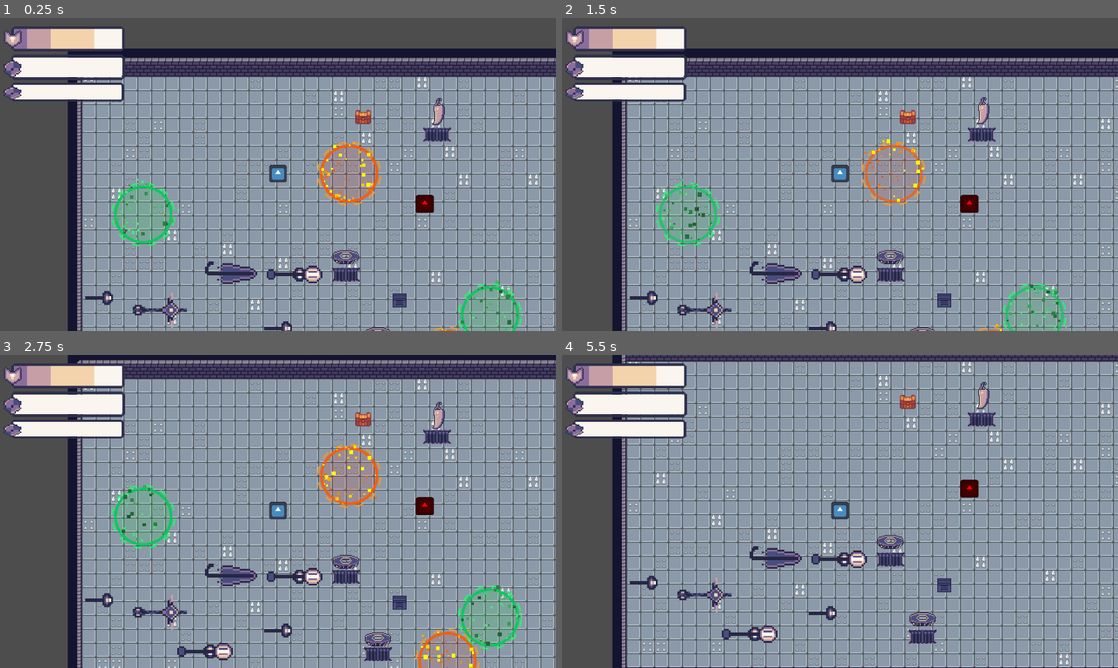
Above: before the commit, frames 1-4 (two rows, left to right).
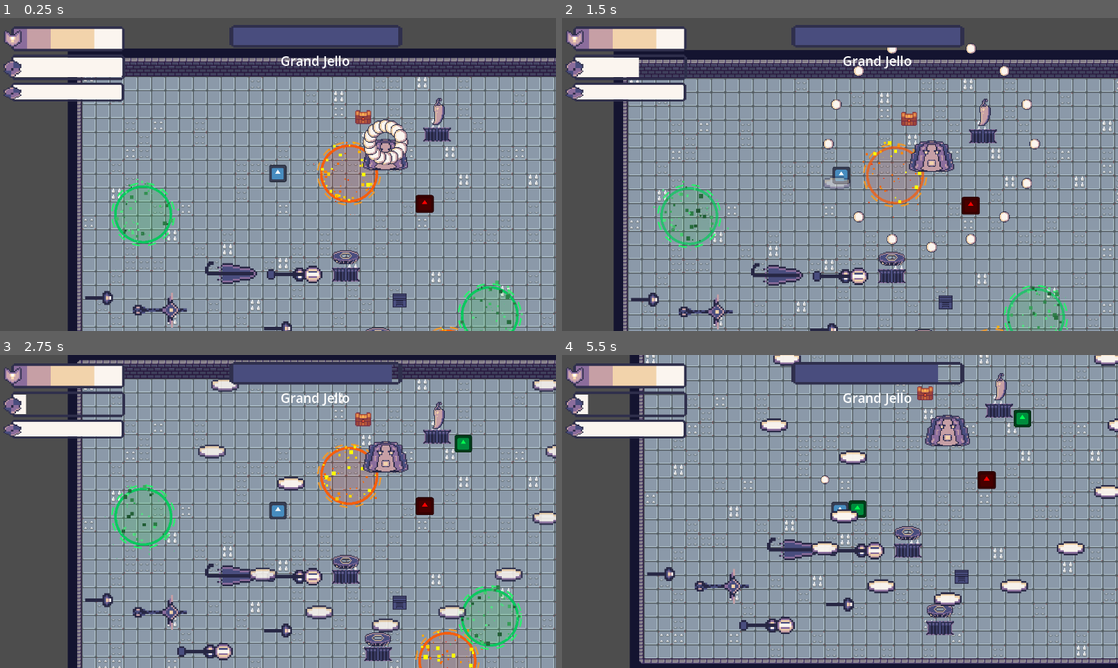
Above: after the commit, the same moments.

Repository: chabsseu/Stauffs-and-Magic
Game: Godot game, scene res://Scenes/Floors/test_world.tscn
The game is run twice, just before and just after one commit, with the same random seed, the same clock (stepped at 60 frames per second) and the same inputs. The engine's default icon, where the game draws it, is replaced by a stand-in: a white triangle on a blue panel in a dark square.
Inputs (mouse positions are in pixels of both pictures, inside the frame that each line leads up to):
- Up to frame 1 (0.25 s): no input
- Up to frame 2 (1.5 s): move the mouse to (962, 158) at 0.52 s; tap A (A) at 0.6 s; tap D (D) at 0.8, 1.35 s; move the mouse to (728, 190) at 1.27 s
- Up to frame 3 (2.75 s): tap S (S) at 1.55, 2.1 s; move the mouse to (333, 442) at 2.02 s; tap A (A) at 2.3 s
- Up to frame 4 (5.5 s): move the mouse to (812, 574) at 2.77 s; tap A (A) at 2.85, 4.55 s; tap D (D) at 3.05, 3.6, 5.3 s; move the mouse to (1006, 558) at 3.52 s; tap S (S) at 3.8, 4.35 s; move the mouse to (673, 464) at 4.27 s; move the mouse to (867, 511) at 5.02 s; tap W (W) at 5.1 s

The runs differ from the first frame. In frame 1, 3.9% of the frame differs, in the area x 20-95%, y 2-100%; in frame 2, 39%; in frame 3, 5.9%; in frame 4, 47%, in the area x 4-100%, y 0-100%.

Commit message:
added a boss sprite

Diff:
--- a/Scenes/Enemies/Boss/grand_gello.tscn
+++ b/Scenes/Enemies/Boss/grand_gello.tscn
@@ -1,16 +1,16 @@
 [gd_scene format=3 uid="uid://des416ak1l8jm"]
 
-[ext_resource type="Texture2D" uid="uid://ctgav05ifthty" path="res://icon.svg" id="1_dxfps"]
 [ext_resource type="Script" uid="uid://dy1bx723nl2db" path="res://Scripts/Enemies/Boss/grand_gello.gd" id="1_kqy14"]
 [ext_resource type="PackedScene" uid="uid://diravf6ro4s0l" path="res://Scenes/Enemies/Boss/boss_bullet.tscn" id="2_qw8uh"]
 [ext_resource type="PackedScene" uid="uid://b38gp36xx0yis" path="res://Scenes/Enemies/Boss/boss_puddle.tscn" id="3_7n8lb"]
 [ext_resource type="PackedScene" uid="uid://cb0kyqifl5o74" path="res://Scenes/Enemies/slime.tscn" id="3_wsfiu"]
+[ext_resource type="Texture2D" uid="uid://7ad0jit5f0ec" path="res://Assets/Enemies/Boss/Boss.png" id="5_sybyq"]
 [ext_resource type="Texture2D" uid="uid://clwrngsgt8qvi" path="res://Assets/UI/Health&Armor/BossHealthBar.png" id="6_sybyq"]
 [ext_resource type="Texture2D" uid="uid://bya82n82n0pj3" path="res://Assets/UI/Health&Armor/BossHealth.png" id="7_353xd"]
 [ext_resource type="Script" uid="uid://cn3s0secy6fqd" path="res://Scripts/Enemies/Boss/boss_health.gd" id="8_sybyq"]
 
-[sub_resource type="RectangleShape2D" id="RectangleShape2D_33sxi"]
-size = Vector2(42, 32)
+[sub_resource type="CircleShape2D" id="CircleShape2D_353xd"]
+radius = 18.0
 
 [sub_resource type="CircleShape2D" id="CircleShape2D_2mpaq"]
 radius = 544.0919
@@ -27,13 +27,15 @@
 label = NodePath("CanvasLayer/Label")
 
 [node name="Sprite2D" type="Sprite2D" parent="." unique_id=1615586033]
-scale = Vector2(0.34375, 0.265625)
-texture = ExtResource("1_dxfps")
+scale = Vector2(1.294, 1)
+texture = ExtResource("5_sybyq")
 
 [node name="CollisionShape2D" type="CollisionShape2D" parent="." unique_id=272001358]
-shape = SubResource("RectangleShape2D_33sxi")
+position = Vector2(0, 14)
+shape = SubResource("CircleShape2D_353xd")
 
 [node name="Detection_Area" type="Area2D" parent="." unique_id=1393360083]
+visible = false
 
 [node name="CollisionShape2D" type="CollisionShape2D" parent="Detection_Area" unique_id=218577883]
 shape = SubResource("CircleShape2D_2mpaq")
--- a/Scenes/Floors/test_world.tscn
+++ b/Scenes/Floors/test_world.tscn
@@ -13,6 +13,7 @@
 [ext_resource type="PackedScene" uid="uid://dkxxs5v05i6p4" path="res://Scenes/Map/attack_statue.tscn" id="12_m1klf"]
 [ext_resource type="PackedScene" uid="uid://dasja8vhvm4ig" path="res://Scenes/Floors/poison_box.tscn" id="12_ncuxn"]
 [ext_resource type="PackedScene" uid="uid://bibfcnoieqx4k" path="res://Scenes/Floors/firebox.tscn" id="13_m1klf"]
+[ext_resource type="PackedScene" uid="uid://des416ak1l8jm" path="res://Scenes/Enemies/Boss/grand_gello.tscn" id="14_r2tgc"]
 
 [sub_resource type="TileSetAtlasSource" id="TileSetAtlasSource_2yfla"]
 texture = ExtResource("1_3sc00")
@@ -239,3 +240,6 @@
 
 [node name="Firebox" parent="." unique_id=466292538 instance=ExtResource("13_m1klf")]
 position = Vector2(421, 341)
+
+[node name="GrandGello" parent="." unique_id=1408162063 instance=ExtResource("14_r2tgc")]
+position = Vector2(350, 92)
Binary file added: Assets/Enemies/Boss/Boss.png
Not shown, added: Assets/Enemies/Boss/Boss.png.import
